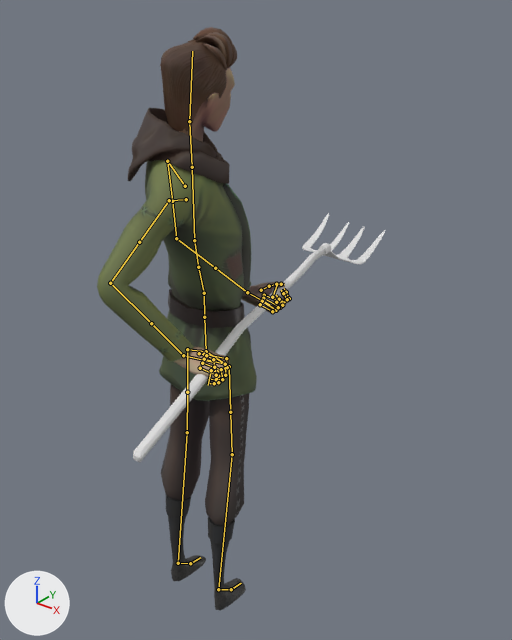
The Blender file Mhmd/Blender/Character/3rd Person/Fork_3rdPerson.blend, before and after one commit.
One viewpoint serves both versions: a 50 mm lens placed at (1.282, -1.365, 1.916), pointed at (0.019, 0.214, 0.937). The axes (+X, +Y, +Z) are drawn at lower left. The lights are the same throughout. Both versions are drawn at frame 10 of the action 'Attack'; the numbers are the values there. The bones that bend it are drawn over the model as lines.

The first picture shows 'Pitchfork_2', 'mc_body.001', 'mc_clothing.003', 'mc_clothing.004'.
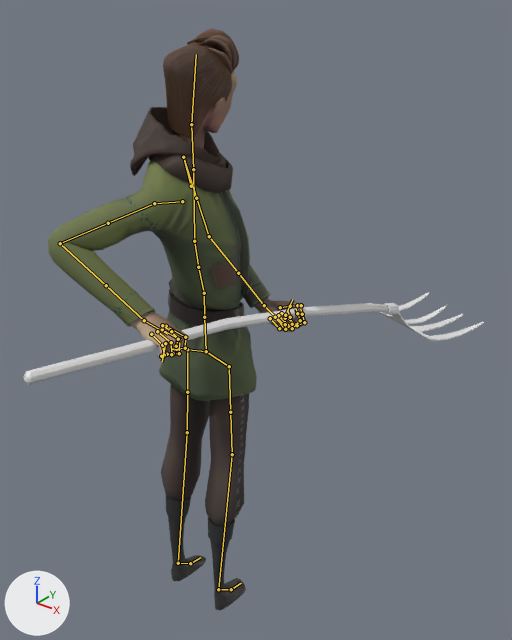
What differs and where, as boxes (x1, y1, x2, y2) in the pictures (512 x 640 px):
```json
{"object": "mc_clothing.003", "change": "posed", "before": [97, 108, 257, 401], "after": [48, 107, 270, 401], "on screen": "39% wider"}
{"object": "mc_body.001", "change": "posed", "before": [160, 27, 291, 386], "after": [130, 29, 306, 359], "on screen": "34% wider, 8% shorter"}
{"object": "Pitchfork_2", "change": "posed", "before": [133, 213, 385, 462], "after": [23, 292, 484, 385], "on screen": "83% wider, 62% shorter"}
```

Edits to the scene script, one JSON object a line:
```json
{"block": "bone_ctrl_fk_torso_001", "where": "bone_ctrl_fk_torso_001 = bpy.data.objects['char_rig'].pose.bones['CTRL_FK_Torso.001']  # child of 'CTRL_COG.001'"}
{"op": "set", "path": "bone_ctrl_fk_torso_001.rotation_quaternion", "old": "(0.99, 0.0, -0.139, 0.0)", "new": "(0.935, 0.0, -0.355, 0.0)", "note": "degrees (0, -16, 0) -> degrees (0, -42, 0)"}
{"block": "bone_ctrl_fk_torso_003", "where": "bone_ctrl_fk_torso_003 = bpy.data.objects['char_rig'].pose.bones['CTRL_FK_Torso.003']  # child of 'CTRL_FK_Torso.002'"}
{"op": "set", "path": "bone_ctrl_fk_torso_003.rotation_quaternion", "old": "(0.986, 0.0, -0.166, 0.0)", "new": "(0.997, 0.0, -0.079, 0.0)", "note": "degrees (0, -19, 0) -> degrees (0, -9, 0)"}
{"block": "bone_ctrl_ik_hand_r_001", "where": "bone_ctrl_ik_hand_r_001 = bpy.data.objects['char_rig'].pose.bones['CTRL_IK_Hand.R.001']  # child of 'CTRL_Global'"}
{"op": "set", "path": "bone_ctrl_ik_hand_r_001.location", "old": "(0.418, -0.38, 0.189)", "new": "(0.305, -0.495, 0.222)"}
{"op": "set", "path": "bone_ctrl_ik_hand_r_001.rotation_quaternion", "old": "(0.983, -0.056, -0.123, 0.124)", "new": "(0.959, 0.168, -0.171, 0.149)", "note": "degrees (-8, -13, 15) -> degrees (17, -22, 14)"}
{"block": "bone_ctrl_ikpole_arm_l_001", "where": "bone_ctrl_ikpole_arm_l_001 = bpy.data.objects['char_rig'].pose.bones['CTRL_IkPole_ARM.L.001']  # child of 'CTRL_Global'"}
{"op": "set", "path": "bone_ctrl_ikpole_arm_l_001.location", "old": "(0.096, 0.286, -1.81)", "new": "(0.387, -1.123, -1.588)"}
{"block": "bone_ctrl_fk_head_001", "where": "bone_ctrl_fk_head_001 = bpy.data.objects['char_rig'].pose.bones['CTRL_FK_Head.001']  # child of 'CTRL_FK_Neck.001'"}
{"op": "set", "path": "bone_ctrl_fk_head_001.rotation_quaternion", "old": "(0.983, 0.003, 0.185, 0.016)", "new": "(0.909, -0.001, 0.416, 0.016)", "note": "degrees (1, 21, 2) -> degrees (1, 49, 3)"}
```
